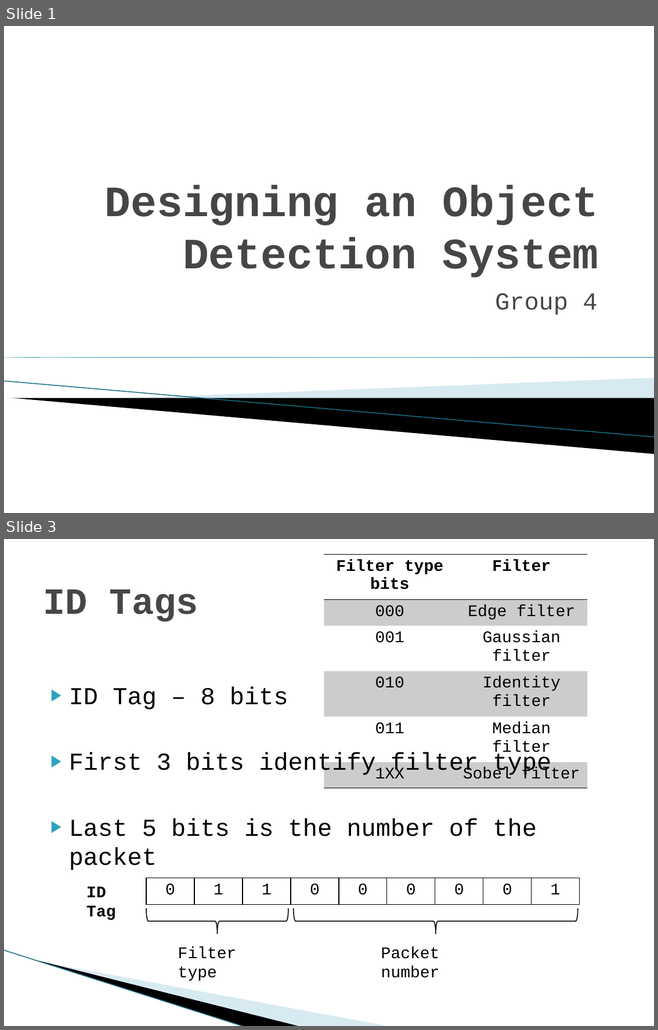
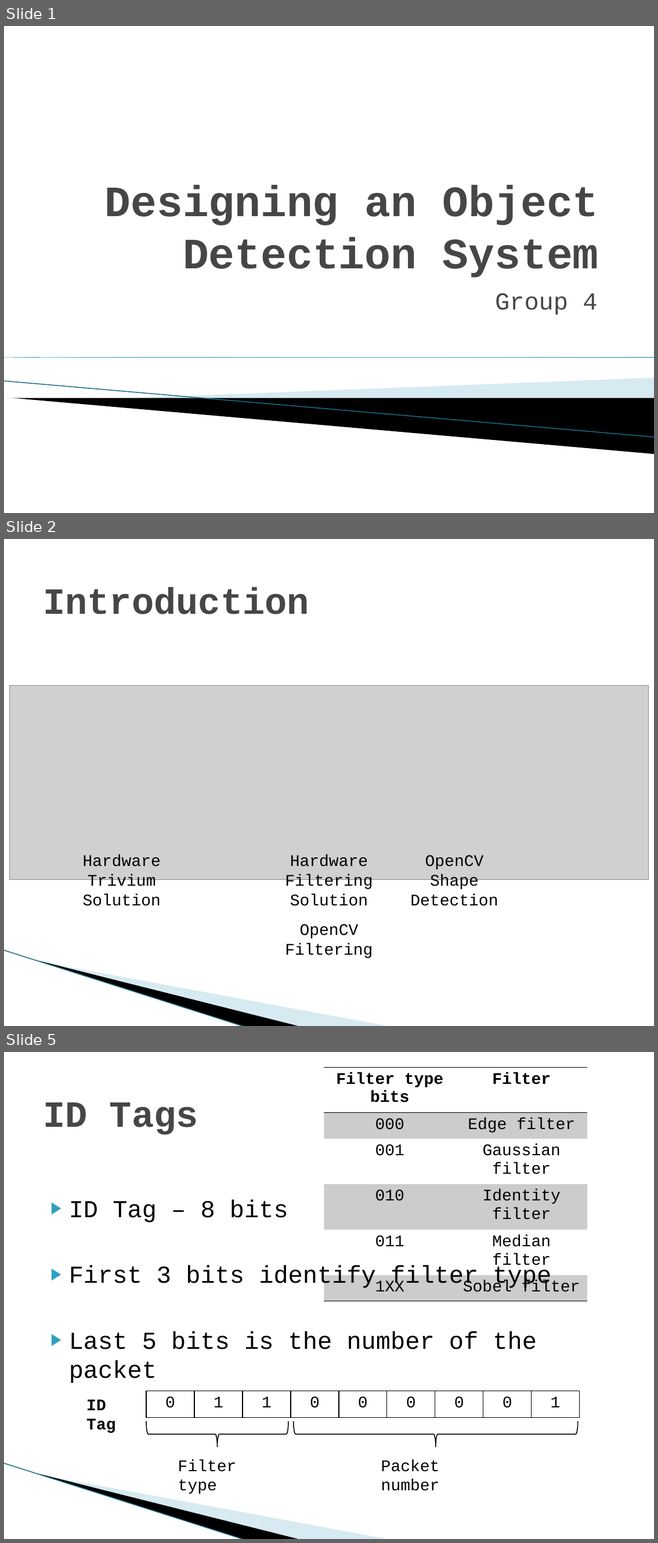
Before and after one commit to nz-Mark-Y/Object-Detection-SoC, a slide deck: documentation/Phase 3.pptx. Shown one above the other, each under a label of ours: slides 1 and 3 before the commit, slides 1, 2 and 5 after it; the slides between them are not shown. The pictures are 658x1030 and 658x1543 pixels, drawn with LibreOffice and Linux fonts; fonts in the diff are those of the drawing; grey boxes stand for pictures; background and template pictures are left out. Boxes give left, top, right and bottom in pixels: in the first picture for what was removed or moved away, otherwise in the second. Text is boxed around its words. In the diff, an @@ line names an element or a change of style, - is before the commit and + after.

```diff
--- a/documentation/Phase 3.pptx
+++ b/documentation/Phase 3.pptx
@@ slide 2 added at <box>4,539,654,1026</box>, background #FFFFFF; not listed: 3 template elements that a slide beside it also shows @@
@@ title added at <box>43,587,309,614</box>, 41 pt, text #464646, bold @@
+Introduction
@@ picture added at <box>10,685,648,880</box> @@
@@ text added at <box>83,855,161,906</box>, 18 pt, text #000000 @@
+Hardware Trivium Solution
@@ text added at <box>285,855,372,906</box>, 18 pt, text #000000 @@
+Hardware Filtering Solution
@@ text added at <box>410,855,498,906</box>, 18 pt, text #000000 @@
+OpenCV Shape Detection
@@ text added at <box>285,924,372,958</box>, 18 pt, text #000000 @@
+OpenCV Filtering
@@ what was slide 3 is now slide 5 @@
```
Also in this commit, not shown: 7 slides changed, 2 slides removed.
